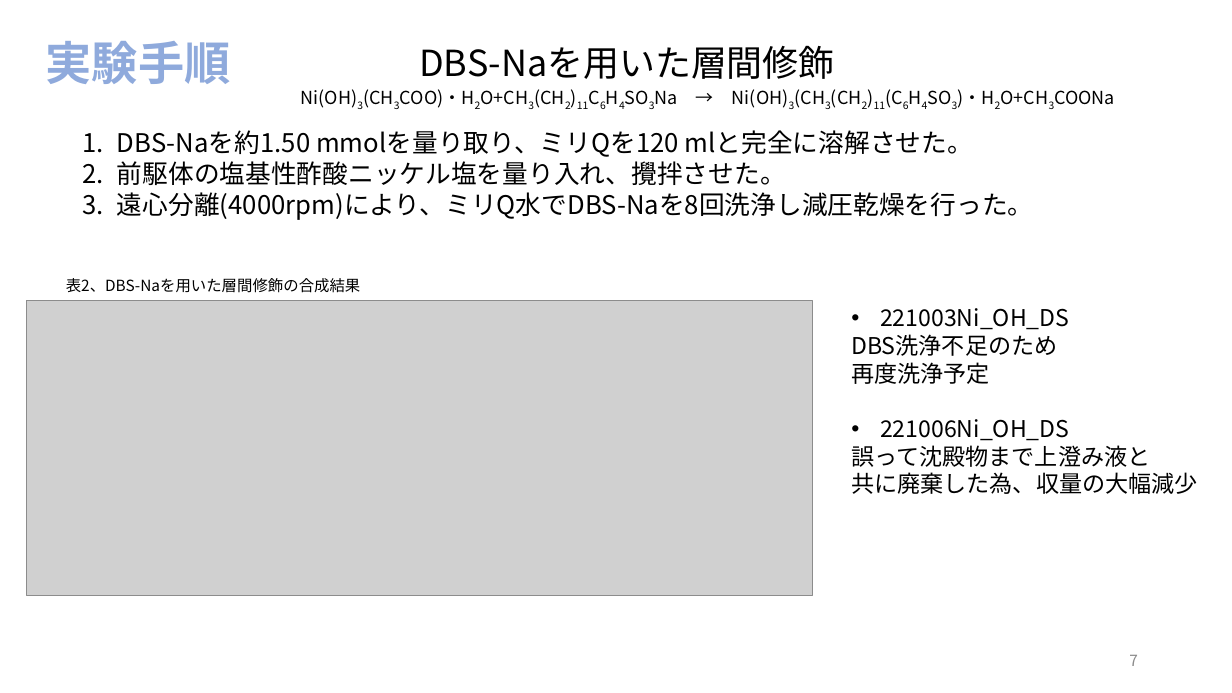
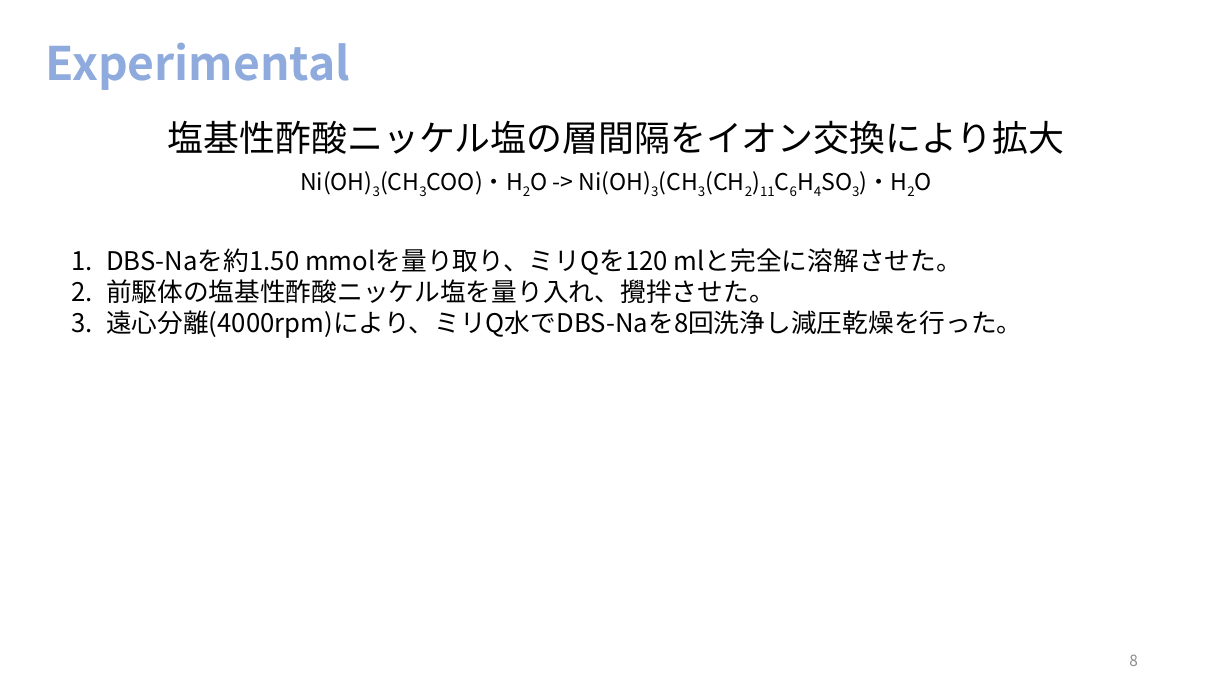
Before and after one commit to akidon0000/graduation-thesis, a slide deck: slide 8 of 卒論スライド 松山晃大.pptx (slide 7 before the commit). Drawn at 1232x693 pixels with LibreOffice and Linux fonts; fonts in the diff are those of the drawing; grey boxes stand for pictures. Boxes give left, top, right and bottom in pixels: in the first picture for what was removed or moved away, otherwise in the second. Text is boxed around its words. In the diff, an @@ line names an element or a change of style, - is before the commit and + after.

```diff
--- a/卒論スライド 松山晃大.pptx
+++ b/卒論スライド 松山晃大.pptx
@@ title at (x1=46, y1=42, x2=350, y2=90): text changed @@
-実験手順
+Experimental
@@ text "塩基性酢酸ニッケル塩の層間隔をイオン交換により拡大" moved from (x1=117, y1=45, x2=1034, y2=220) to (x1=106, y1=120, x2=1064, y2=338) @@
@@ text at (x1=168, y1=120, x2=1064, y2=154): text changed @@
-DBS-Naを用いた層間修飾
+塩基性酢酸ニッケル塩の層間隔をイオン交換により拡大
@@ text at (x1=300, y1=171, x2=908, y2=196): text changed; size 14 to 18 pt @@
-Ni(OH)3(CH3COO)・H2O+CH3(CH2)11C6H4SO3Na → Ni(OH)3(CH3(CH2)11(C6H4SO3)・H2O+CH3COONa
+Ni(OH)3(CH3COO)・H2O -> Ni(OH)3(CH3(CH2)11C6H4SO3)・H2O
@@ text removed at (x1=66, y1=278, x2=361, y2=293) @@
-表2、DBS-Naを用いた層間修飾の合成結果
@@ picture removed at (x1=27, y1=300, x2=812, y2=595) @@
@@ text removed at (x1=851, y1=308, x2=1197, y2=494) @@
-• 221003Ni_OH_DS
-DBS洗浄不足のため
-再度洗浄予定
-• 221006Ni_OH_DS
-誤って沈殿物まで上澄み液と
-共に廃棄した為、収量の大幅減少
@@ page number at (x1=1129, y1=654, x2=1138, y2=666): text changed @@
-7
+8
```
Also in this commit, not shown: 4 other slides changed, 8 slides added, 2 slides removed, 5 other files.
